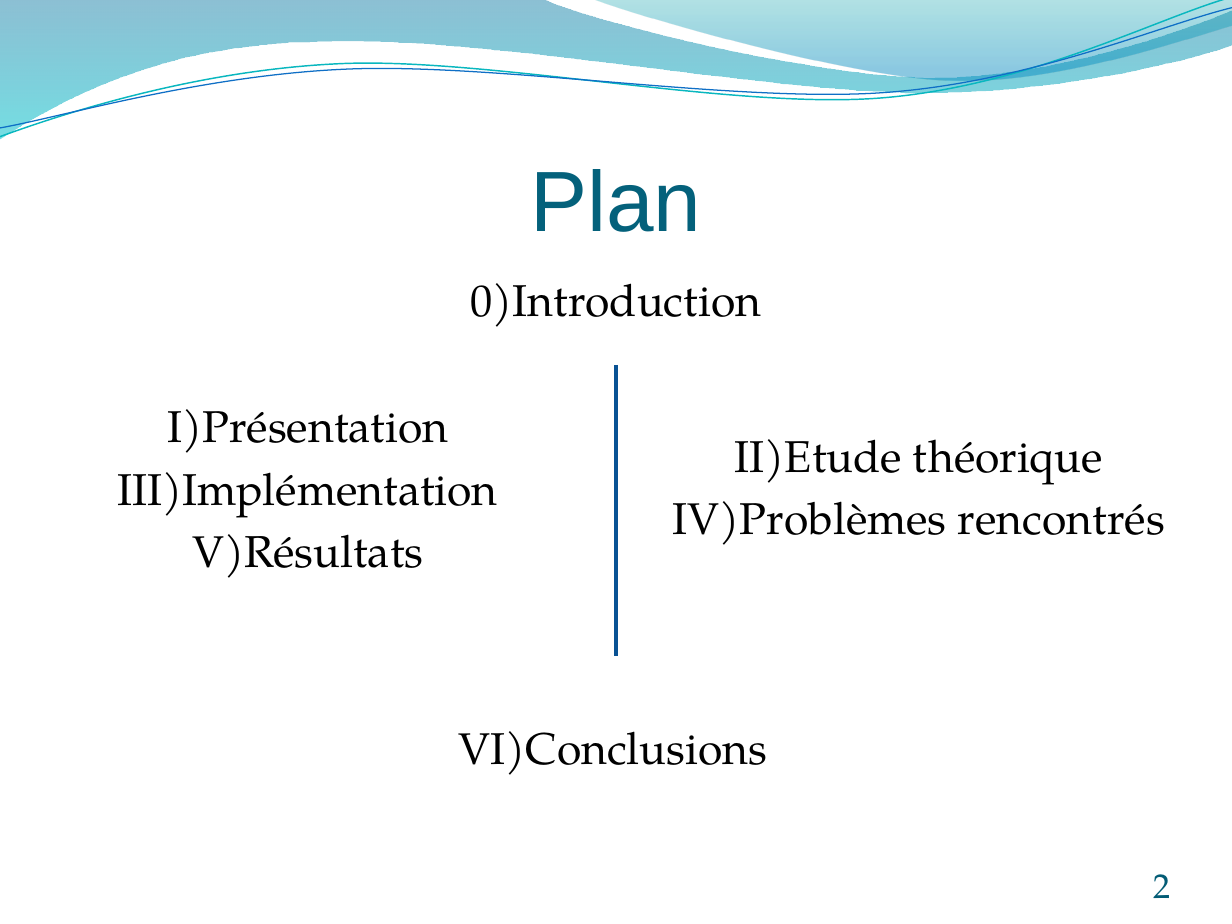
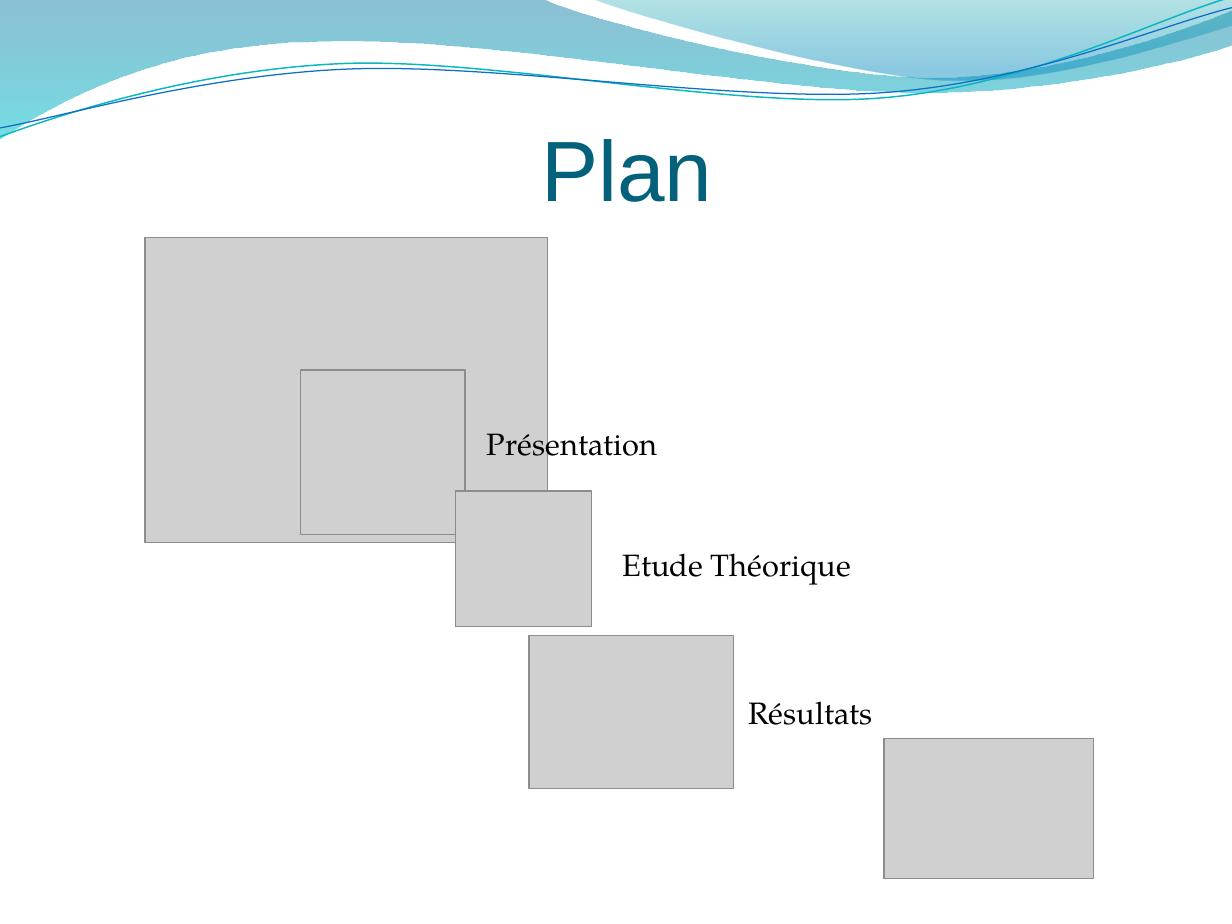
Before and after one commit to rogelja/Projet, a slide deck: slide 2 of PowerPoint/Présentation soutenance.pptx. Drawn at 1232x924 pixels with LibreOffice and Linux fonts; fonts in the diff are those of the drawing; grey boxes stand for pictures. Boxes give left, top, right and bottom in pixels: in the first picture for what was removed or moved away, otherwise in the second. Text is boxed around its words. In the diff, an @@ line names an element or a change of style, - is before the commit and + after.

```diff
--- a/PowerPoint/Présentation soutenance.pptx
+++ b/PowerPoint/Présentation soutenance.pptx
@@ title "Plan": place and size @@
-title "Plan" at [530, 169, 701, 232]
+title "Plan" at [541, 139, 712, 202]
@@ text removed at [470, 283, 761, 327] @@
-0)Introduction
@@ line removed from (616, 365) to (616, 655) @@
@@ text removed at [118, 409, 498, 578] @@
-I)Présentation
-III)Implémentation
-V)Résultats
@@ text at [622, 553, 851, 585]: text changed; size 26 to 18 pt @@
-II)Etude théorique
-IV)Problèmes rencontrés
+Etude Théorique
@@ text removed at [458, 731, 767, 775] @@
-VI)Conclusions
@@ group added at [145, 238, 1094, 878]: 5 pictures, 2 texts @@
+Présentation
+Résultats
@@ page number removed at [1153, 874, 1170, 898] @@
-2
```
Also in this commit, not shown: 5 other slides changed, 6 slides added, 2 slides removed, 5 other files.
